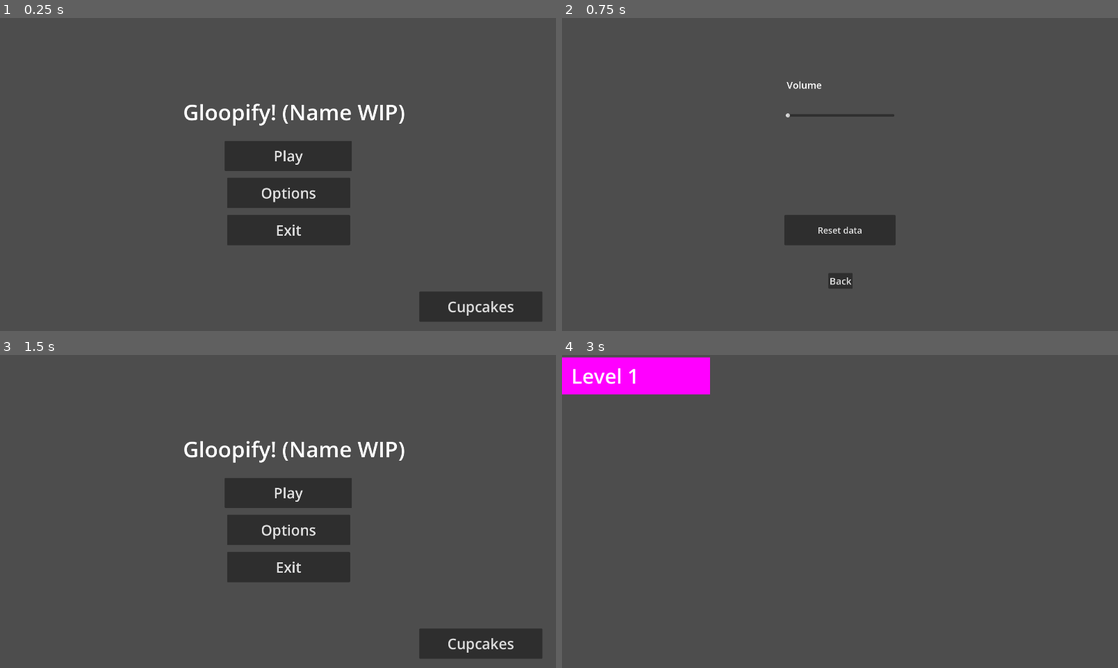
Above: before the commit, frames 1-4 (two rows, left to right).
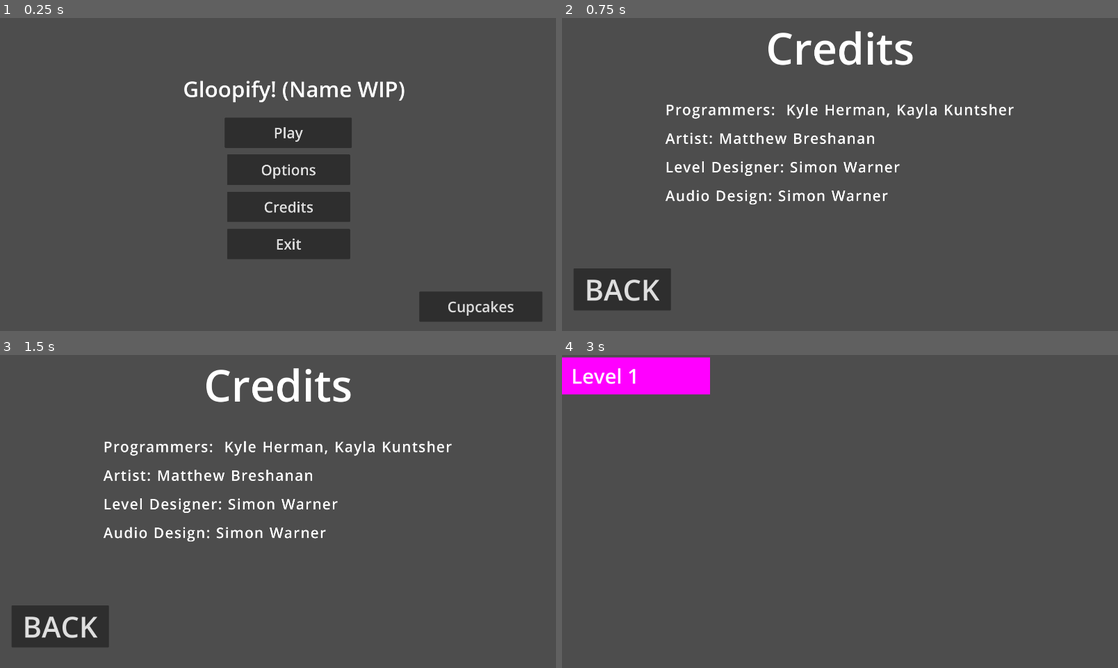
Above: after the commit, the same moments.

Repository: VoidedCrystal/GloopifyGame
Game: Godot game, scene res://UI/Main_Menu.tscn
The game is run twice, just before and just after one commit, with the same random seed, the same clock (stepped at 60 frames per second) and the same inputs.
Inputs (mouse positions are in pixels of both pictures, inside the frame that each line leads up to):
- Up to frame 1 (0.25 s): no input
- Up to frame 2 (0.75 s): click (851, 205) at 0.5 s, where only the run after the commit has a clickable "Credits"
- Up to frame 3 (1.5 s): click (278, 617) at 1.25 s, where only the run before the commit has a clickable "Back"
- Up to frame 4 (3 s): click (623, 627) at 2 s, where only the run after the commit has a clickable "BACK"; click "Play" at 2.75 s

The runs differ from the first frame. In frame 1, 6.9% of the frame differs, in the area x 33-73%, y 20-77%; in frame 2, 7.8%; in frame 3, 14%, in the area x 2-98%, y 4-97%; in frame 4, nothing differs.

Commit message:
Main menu music and Credits Scene Added

Diff:
--- /dev/null
+++ b/Gloopify!/UI/Credits.tscn
@@ -0,0 +1,61 @@
+[gd_scene load_steps=4 format=3 uid="uid://dsq3f16jlkubp"]
+
+[ext_resource type="Script" path="res://UI/credits.gd" id="1_6n1y3"]
+
+[sub_resource type="SystemFont" id="SystemFont_c5isy"]
+font_italic = true
+
+[sub_resource type="FontVariation" id="FontVariation_wnqxj"]
+base_font = SubResource("SystemFont_c5isy")
+spacing_glyph = 3
+spacing_space = 5
+spacing_top = 27
+
+[node name="Credits" type="Control"]
+layout_mode = 3
+anchors_preset = 15
+anchor_right = 1.0
+anchor_bottom = 1.0
+grow_horizontal = 2
+grow_vertical = 2
+script = ExtResource("1_6n1y3")
+
+[node name="Label" type="Label" parent="."]
+layout_mode = 1
+anchors_preset = 5
+anchor_left = 0.5
+anchor_right = 0.5
+offset_left = -256.5
+offset_right = 256.5
+offset_bottom = 205.0
+grow_horizontal = 2
+theme_override_font_sizes/font_size = 150
+text = "Credits"
+
+[node name="Label2" type="Label" parent="."]
+layout_mode = 1
+anchors_preset = 5
+anchor_left = 0.5
+anchor_right = 0.5
+offset_left = -603.5
+offset_top = 254.0
+offset_right = 603.5
+offset_bottom = 647.0
+grow_horizontal = 2
+theme_override_fonts/font = SubResource("FontVariation_wnqxj")
+theme_override_font_sizes/font_size = 50
+text = "Programmers:  Kyle Herman, Kayla Kuntsher
+Artist: Matthew Breshanan
+Level Designer: Simon Warner
+Audio Design: Simon Warner"
+
+[node name="Button" type="Button" parent="."]
+layout_mode = 0
+offset_left = 40.0
+offset_top = 864.0
+offset_right = 376.0
+offset_bottom = 1009.0
+theme_override_font_sizes/font_size = 100
+text = "BACK"
+
+[connection signal="pressed" from="Button" to="." method="_on_button_pressed"]
--- a/Gloopify!/UI/Main_Menu.tscn
+++ b/Gloopify!/UI/Main_Menu.tscn
@@ -1,6 +1,7 @@
-[gd_scene load_steps=2 format=3 uid="uid://7pqqe1y6kyax"]
+[gd_scene load_steps=3 format=3 uid="uid://7pqqe1y6kyax"]
 
 [ext_resource type="Script" path="res://UI/main_menu.gd" id="1_a1617"]
+[ext_resource type="AudioStream" uid="uid://dn5e36xpqwnfq" path="res://Assets/Audio/Main-menu-2.mp3" id="2_ul32s"]
 
 [node name="Main_Menu" type="Control"]
 layout_mode = 3
@@ -18,20 +19,29 @@
 [node name="Play" type="Button" parent="."]
 layout_mode = 2
 offset_left = 778.0
-offset_top = 423.0
+offset_top = 343.0
 offset_right = 1217.0
-offset_bottom = 527.0
+offset_bottom = 447.0
 theme_override_font_sizes/font_size = 50
 text = "Play"
 
 [node name="Exit_Quit" type="Button" parent="."]
 layout_mode = 2
 offset_left = 786.0
-offset_top = 679.0
+offset_top = 727.0
 offset_right = 1211.0
-offset_bottom = 783.0
+offset_bottom = 831.0
 theme_override_font_sizes/font_size = 50
 text = "Exit"
+
+[node name="Credits" type="Button" parent="."]
+layout_mode = 2
+offset_left = 786.0
+offset_top = 599.0
+offset_right = 1211.0
+offset_bottom = 703.0
+theme_override_font_sizes/font_size = 50
+text = "Credits"
 
 [node name="Cupcakes" type="Button" parent="."]
 layout_mode = 2
@@ -45,22 +55,28 @@
 [node name="Options" type="Button" parent="."]
 layout_mode = 2
 offset_left = 786.0
-offset_top = 550.0
+offset_top = 470.0
 offset_right = 1211.0
-offset_bottom = 655.0
+offset_bottom = 575.0
 theme_override_font_sizes/font_size = 50
 text = "Options"
 
 [node name="Label" type="Label" parent="."]
 layout_mode = 0
 offset_left = 634.0
-offset_top = 271.0
+offset_top = 191.0
 offset_right = 1400.0
-offset_bottom = 374.0
+offset_bottom = 294.0
 theme_override_font_sizes/font_size = 75
 text = "Gloopify! (Name WIP)"
 
+[node name="Main Menu Music" type="AudioStreamPlayer" parent="."]
+stream = ExtResource("2_ul32s")
+autoplay = true
+parameters/looping = true
+
 [connection signal="pressed" from="Play" to="." method="_on_play_pressed"]
 [connection signal="pressed" from="Exit_Quit" to="." method="_on_exit_quit_pressed"]
+[connection signal="pressed" from="Credits" to="." method="_on_credits_pressed"]
 [connection signal="pressed" from="Cupcakes" to="." method="_on_cupcakes_pressed"]
 [connection signal="pressed" from="Options" to="." method="_on_options_pressed"]
--- /dev/null
+++ b/Gloopify!/UI/credits.gd
@@ -0,0 +1,4 @@
+extends Control
+
+func _on_button_pressed() -> void:
+	get_tree().change_scene_to_file("res://UI/Main_Menu.tscn")
--- a/Gloopify!/UI/main_menu.gd
+++ b/Gloopify!/UI/main_menu.gd
@@ -14,3 +14,7 @@
 
 func _on_cupcakes_pressed() -> void:
 	get_tree().change_scene_to_file("res://Collection/collection.tscn")
+
+
+func _on_credits_pressed() -> void:
+	get_tree().change_scene_to_file("res://UI/Credits.tscn")
Not shown, added: Gloopify!/Assets/Audio/Main-menu-2.mp3.import
Not shown, added: Gloopify!/Assets/Audio/Main-menu-2.mp3
